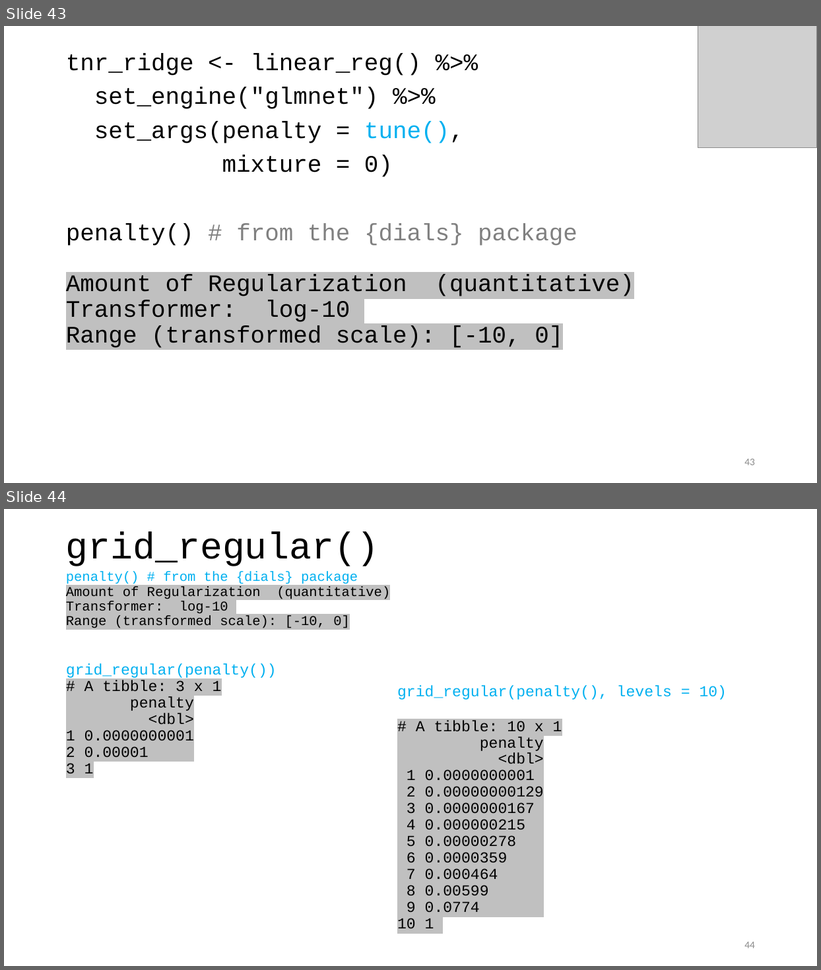
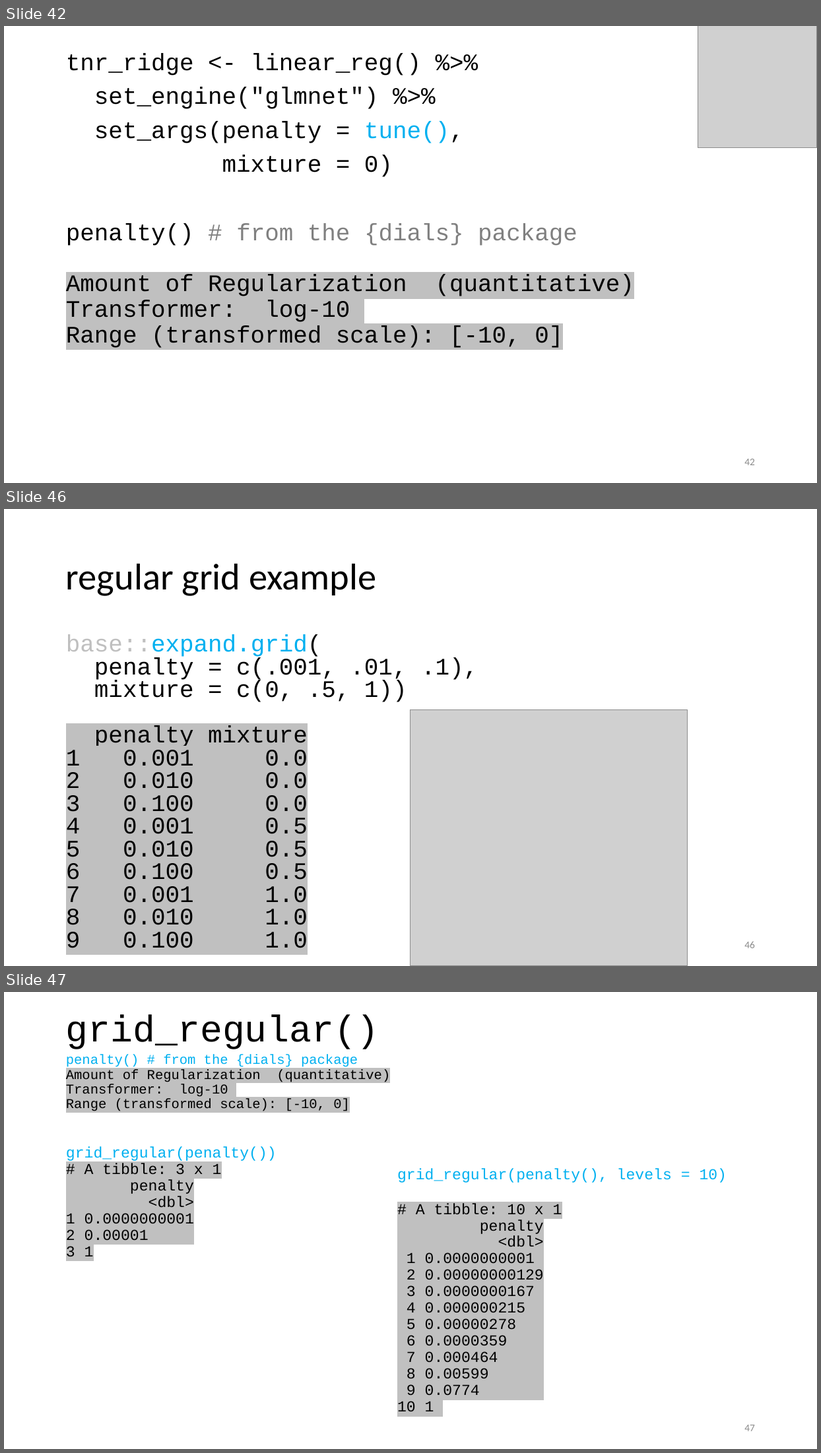
Before and after one commit to karlenaochoa/c4-ml-2020, a slide deck: slides/w4p1-penalized-regression/w4p1.pptx. Shown one above the other, each under a label of ours: slides 43 and 44 before the commit, slides 42, 46 and 47 after it; the slides between them are not shown. The pictures are 821x970 and 821x1453 pixels, drawn with LibreOffice and Linux fonts; fonts in the diff are those of the drawing; grey boxes stand for pictures. Boxes give left, top, right and bottom in pixels: in the first picture for what was removed or moved away, otherwise in the second. Text is boxed around its words. In the diff, an @@ line names an element or a change of style, - is before the commit and + after.

Commit message:
update w4 & w6 slides with grid info

```diff
--- a/slides/w4p1-penalized-regression/w4p1.pptx
+++ b/slides/w4p1-penalized-regression/w4p1.pptx
@@ slide 46 added at (4, 509, 817, 966), background #FFFFFF @@
@@ title added at (66, 563, 376, 596), 44 pt, text #000000 @@
+regular grid example
@@ text added at (66, 635, 478, 949), 28 pt, text #000000 @@
+base::expand.grid(
+penalty = c(.001, .01, .1),
+mixture = c(0, .5, 1))
+penalty mixture
+1 0.001 0.0
+2 0.010 0.0
+3 0.100 0.0
+4 0.001 0.5
+5 0.010 0.5
+6 0.100 0.5
+7 0.001 1.0
+8 0.010 1.0
+9 0.100 1.0
@@ picture added at (411, 710, 688, 966) @@
@@ page number added at (745, 941, 755, 949), 12 pt, text #8C8C8C @@
+46
@@ what was slide 43 is now slide 42 @@
@@ page number at (745, 459, 755, 466): text changed @@
-43
+42
@@ what was slide 44 is now slide 47 @@
@@ page number at (745, 1425, 755, 1432): text changed @@
-44
+47
```
Also in this commit, not shown: 2 slides changed, 1 other slide added, 1 other file.
